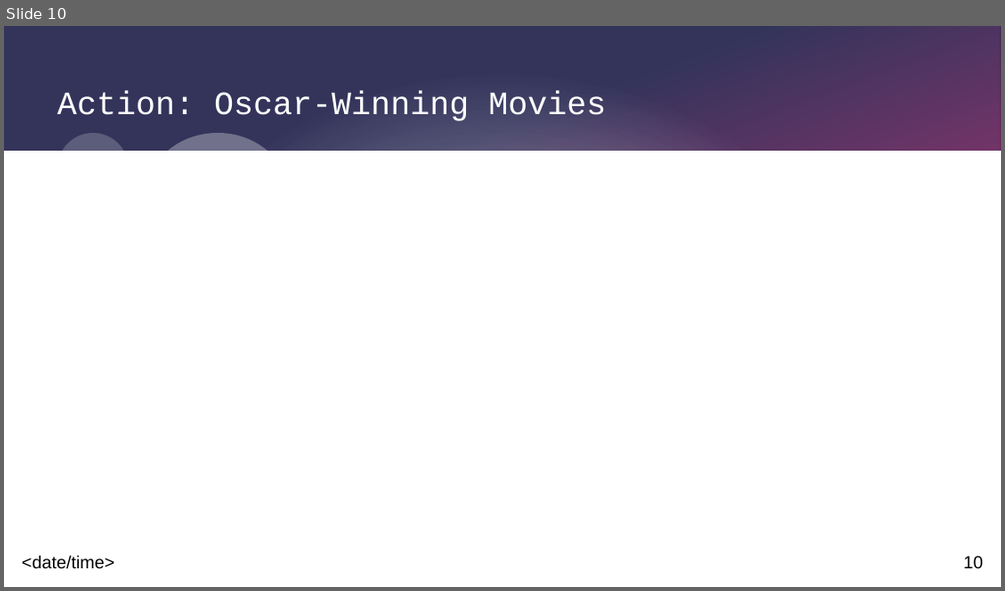
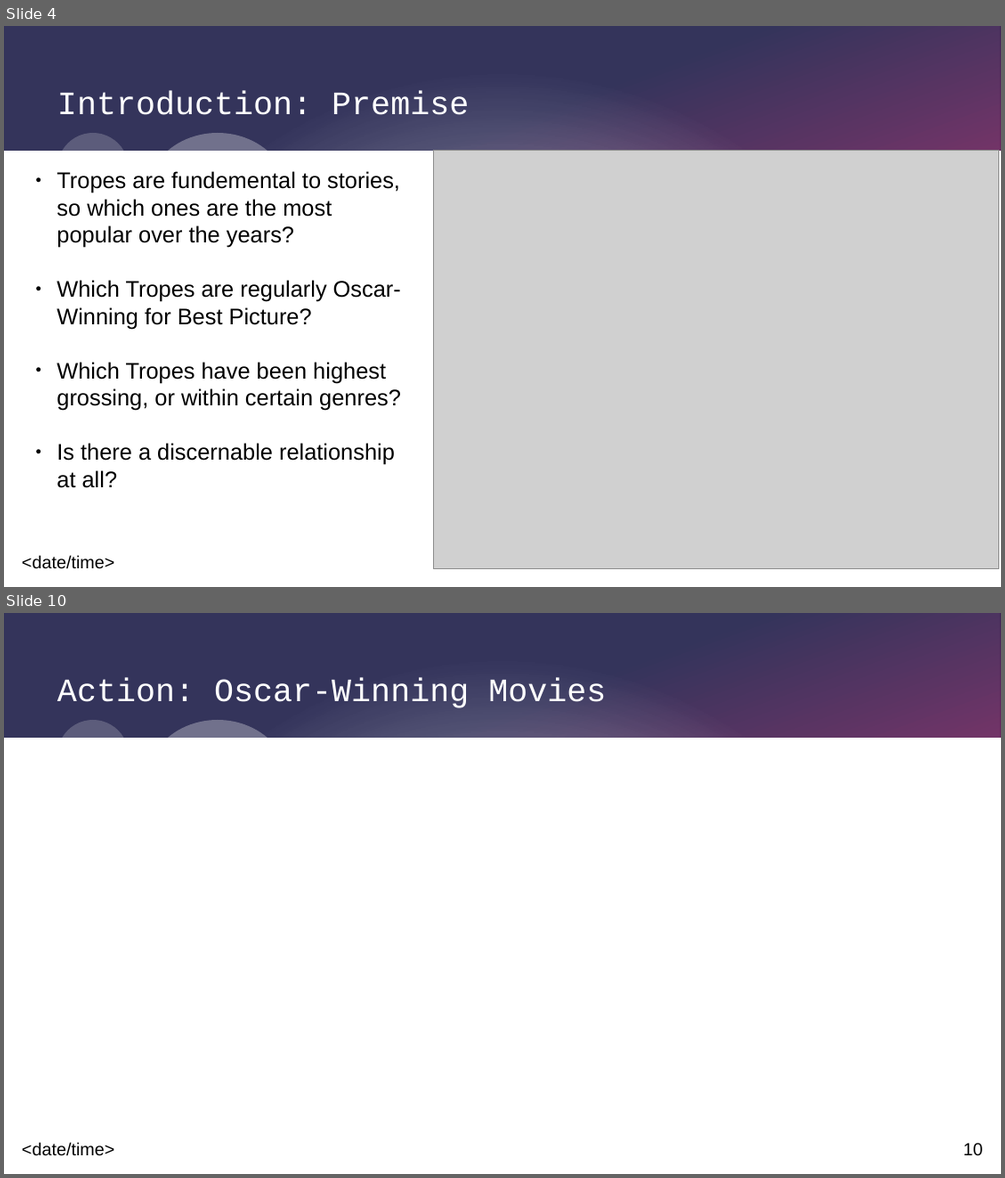
Before and after one commit to SacredFisher/Python_Project, a slide deck: SrikarP_FilmProject.pptx. Shown one above the other, each under a label of ours: slide 10 before the commit, slides 4 and 10 after it; the slides between them are not shown. The pictures are 1005x591 and 1005x1178 pixels, drawn with LibreOffice and Linux fonts; fonts in the diff are those of the drawing; grey boxes stand for pictures. Boxes give left, top, right and bottom in pixels: in the first picture for what was removed or moved away, otherwise in the second. Text is boxed around its words. In the diff, an @@ line names an element or a change of style, - is before the commit and + after.

```diff
--- a/SrikarP_FilmProject.pptx
+++ b/SrikarP_FilmProject.pptx
@@ slide 4 added at (4,26,1001,587), background #FFFFFF; not listed: 8 template elements that a slide beside it also shows @@
@@ title added at (57,91,469,115), 26 pt, text #FFFFFF @@
+Introduction: Premise
@@ picture added at (434,151,999,569) @@
@@ text added at (57,171,401,488), 18 pt, text #000000 @@
+● Tropes are fundemental to stories, so which ones are the most popular over the years?
+● Which Tropes are regularly Oscar-Winning for Best Picture?
+● Which Tropes have been highest grossing, or within certain genres?
+● Is there a discernable relationship at all?
```
Also in this commit, not shown: 4 slides changed, 1 other slide added, 2 slides removed, 1 other file.
